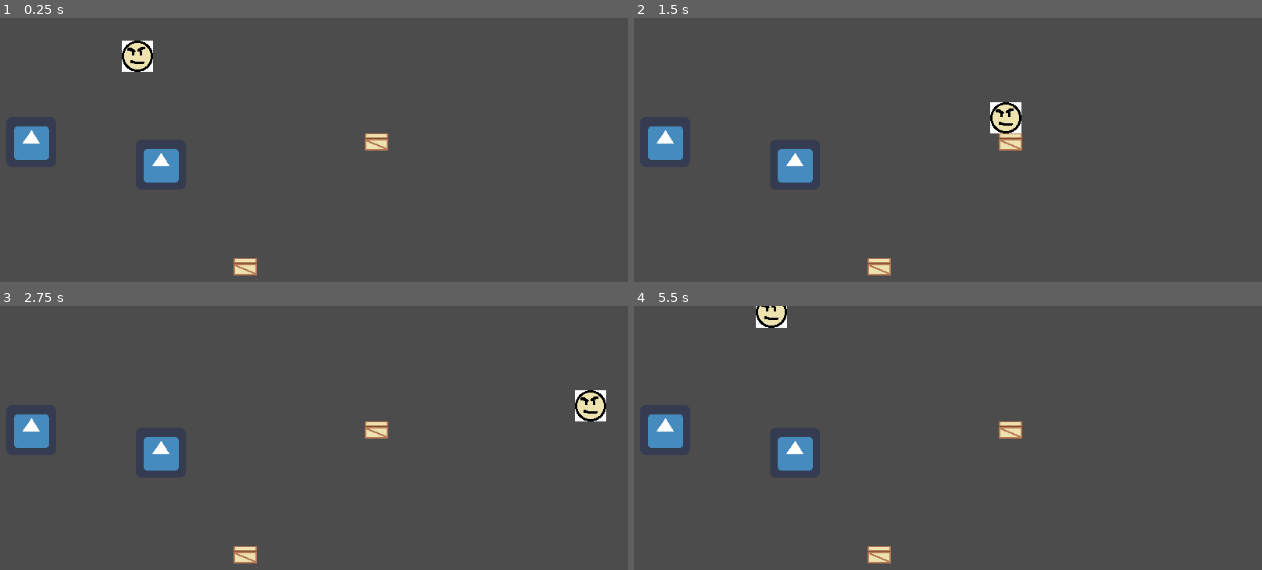
Above: before the commit, frames 1-4 (two rows, left to right).
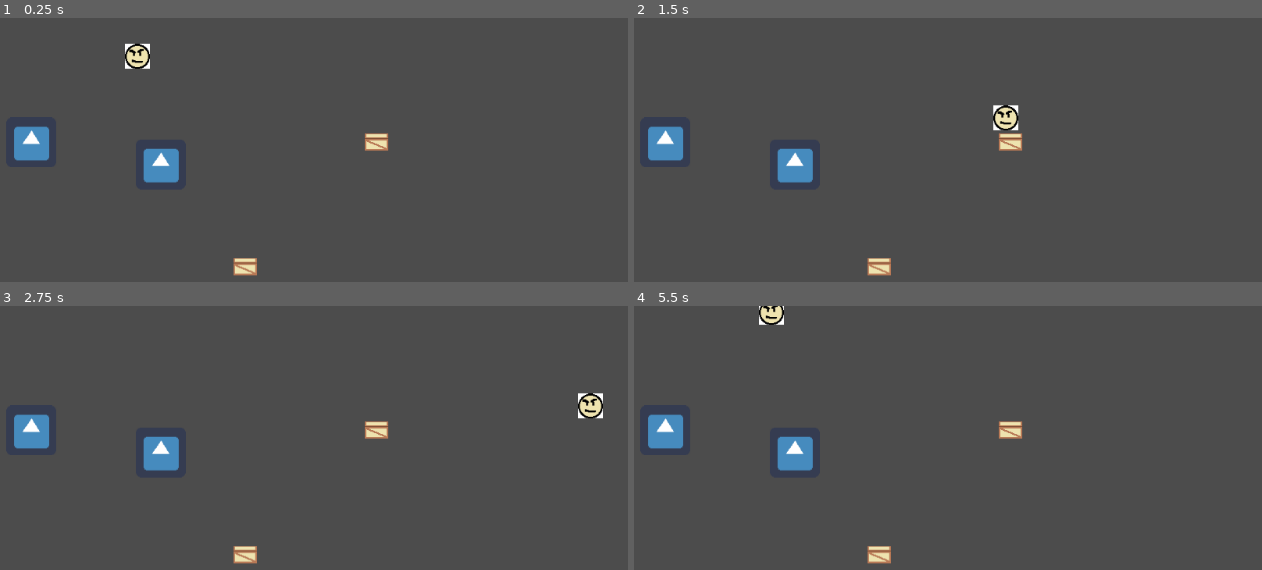
Above: after the commit, the same moments.

Repository: tapsaman/manticore
Game: Godot game, scene res://scenes/CollisionTestScene.tscn
The game is run twice, just before and just after one commit, with the same random seed, the same clock (stepped at 60 frames per second) and the same inputs. The project has no main scene, so this scene is started directly. The engine's default icon, where the game draws it, is replaced by a stand-in: a white triangle on a blue panel in a dark square.
Inputs:
- Up to frame 1 (0.25 s): no input
- Up to frame 2 (1.5 s): tap Enter at 0.5 s; hold Right (ui_right) 0.53-1.28 s; tap Space (ui_select) at 0.77 s; hold Down (ui_down) from 1.28 s (still down)
- Up to frame 3 (2.75 s): tap Space (ui_select) at 1.52, 2 s; release Down (ui_down) at 2.03 s; hold Right (ui_right) from 2.03 s (still down)
- Up to frame 4 (5.5 s): release Right (ui_right) at 2.78 s; hold Up (ui_up) 2.78-3.53 s; tap Space (ui_select) at 3.02, 3.77, 4.25, 4.52 s; tap Enter at 3.5, 5 s; hold Left (ui_left) 3.53-5.03 s; hold Down (ui_down) from 5.03 s (still down)

The runs differ from the first frame. In frame 1, 0.6% of the frame differs, in the area x 2-41%, y 8-97%; in frame 2, 0.6%, in the area x 2-62%, y 31-97%; in frame 3, 0.6%; in frame 4, 0.4%.

Commit message:
stage and map preimplementation

Diff:
--- a/project.godot
+++ b/project.godot
@@ -16,25 +16,8 @@
 [application]
 
 config/name="Project Manticore"
-run/main_scene="res://scenes/Player/CollisionTestScene.tscn"
 config/icon="res://icon.png"
-
-[input]
-
-ui_down={
-"deadzone": 0.5,
-"events": [ Object(InputEventKey,"resource_local_to_scene":false,"resource_name":"","device":0,"alt":false,"shift":false,"control":false,"meta":false,"command":false,"pressed":false,"scancode":16777234,"unicode":0,"echo":false,"script":null)
-, Object(InputEventJoypadButton,"resource_local_to_scene":false,"resource_name":"","device":0,"button_index":13,"pressure":0.0,"pressed":false,"script":null)
- ]
-}
-
-[layer_names]
-
-2d_physics/layer_1="wall"
-2d_physics/layer_2="player"
-2d_physics/layer_3="pickable"
 
 [rendering]
 
-quality/2d/use_pixel_snap=true
 environment/default_environment="res://default_env.tres"
--- /dev/null
+++ b/scenes/Map/Map.tscn
@@ -0,0 +1,70 @@
+[gd_scene load_steps=4 format=2]
+
+[ext_resource path="res://scenes/Map/phtiles.png" type="Texture" id=1]
+
+[sub_resource type="ConvexPolygonShape2D" id=1]
+points = PoolVector2Array( 0, 0, 32, 0, 32, 32, 0, 32 )
+
+[sub_resource type="TileSet" id=2]
+0/name = "phwall"
+0/texture = ExtResource( 1 )
+0/tex_offset = Vector2( 0, 0 )
+0/modulate = Color( 1, 1, 1, 1 )
+0/region = Rect2( 0, 0, 32, 32 )
+0/tile_mode = 0
+0/occluder_offset = Vector2( 0, 0 )
+0/navigation_offset = Vector2( 0, 0 )
+0/shapes = [ {
+"autotile_coord": Vector2( 0, 0 ),
+"one_way": false,
+"one_way_margin": 1.0,
+"shape": SubResource( 1 ),
+"shape_transform": Transform2D( 1, 0, 0, 1, 0, 0 )
+} ]
+0/z_index = 0
+1/name = "phthing1"
+1/texture = ExtResource( 1 )
+1/tex_offset = Vector2( 0, 0 )
+1/modulate = Color( 1, 1, 1, 1 )
+1/region = Rect2( 32, 0, 32, 32 )
+1/tile_mode = 0
+1/occluder_offset = Vector2( 0, 0 )
+1/navigation_offset = Vector2( 0, 0 )
+1/shapes = [  ]
+1/z_index = 0
+2/name = "phthing2"
+2/texture = ExtResource( 1 )
+2/tex_offset = Vector2( 0, 0 )
+2/modulate = Color( 1, 1, 1, 1 )
+2/region = Rect2( 64, 0, 32, 32 )
+2/tile_mode = 0
+2/occluder_offset = Vector2( 0, 0 )
+2/navigation_offset = Vector2( 0, 0 )
+2/shapes = [  ]
+2/z_index = 0
+3/name = "phtiles.png 3"
+3/texture = ExtResource( 1 )
+3/tex_offset = Vector2( 0, 0 )
+3/modulate = Color( 1, 1, 1, 1 )
+3/region = Rect2( 96, 0, 32, 32 )
+3/tile_mode = 0
+3/occluder_offset = Vector2( 0, 0 )
+3/navigation_offset = Vector2( 0, 0 )
+3/shapes = [  ]
+3/z_index = 0
+4/name = "phtiles.png 4"
+4/texture = ExtResource( 1 )
+4/tex_offset = Vector2( 0, 0 )
+4/modulate = Color( 1, 1, 1, 1 )
+4/region = Rect2( 0, 0, 32, 32 )
+4/tile_mode = 0
+4/occluder_offset = Vector2( 0, 0 )
+4/navigation_offset = Vector2( 0, 0 )
+4/shapes = [  ]
+4/z_index = 0
+
+[node name="Map" type="TileMap"]
+tile_set = SubResource( 2 )
+cell_size = Vector2( 32, 32 )
+format = 1
+tile_data = PoolIntArray( 0, 0, 0, 1, 0, 0, 2, 0, 0, 3, 0, 0, 4, 0, 0, 5, 0, 0, 6, 0, 0, 7, 0, 0, 8, 0, 0, 9, 0, 0, 10, 0, 0, 11, 0, 0, 12, 0, 0, 13, 0, 0, 14, 0, 0, 65536, 0, 0, 65550, 0, 0, 131072, 0, 0, 131074, 1, 0, 131083, 2, 0, 131086, 0, 0, 196608, 0, 0, 196617, 2, 0, 196622, 0, 0, 262144, 0, 0, 262151, 2, 0, 262158, 0, 0, 327680, 0, 0, 327694, 0, 0, 393216, 0, 0, 393230, 0, 0, 458752, 0, 0, 458766, 0, 0, 524288, 0, 0, 524302, 0, 0, 589824, 0, 0, 589838, 0, 0, 655360, 0, 0, 655374, 0, 0, 720896, 0, 0, 720897, 0, 0, 720898, 0, 0, 720899, 0, 0, 720900, 0, 0, 720901, 0, 0, 720902, 0, 0, 720903, 0, 0, 720904, 0, 0, 720905, 0, 0, 720906, 0, 0, 720907, 0, 0, 720908, 0, 0, 720909, 0, 0, 720910, 0, 0 )
--- a/scenes/Player/Player.tscn
+++ b/scenes/Player/Player.tscn
@@ -13,6 +13,7 @@
 shape = SubResource( 1 )
 
 [node name="Sprite" type="Sprite" parent="."]
+scale = Vector2( 0.8, 0.8 )
 texture = ExtResource( 2 )
 
 [node name="RayCast2D" type="RayCast2D" parent="."]
--- /dev/null
+++ b/scenes/Stage/Stage.gd
@@ -0,0 +1,50 @@
+extends Node
+
+#Player
+export(PackedScene) var playerScene = load("res://scenes/Player/Player.tscn")
+
+#Box
+export(PackedScene) var boxScene = load("res://scenes/Box/Box.tscn")
+
+#Export packed scene map
+export(PackedScene) var mapScene = load("res://scenes/Map/Map.tscn")
+var map # node for ^
+
+func _ready():
+
+	loadMap()
+
+
+
+	pass
+
+#Initialize the map
+func loadMap():
+
+	#Add map to stage
+	map = mapScene.instance()
+	add_child(map)
+
+	#Go over tiles and add stuff based on that
+
+	#id of thing1 = 1 < spawn player here
+	#id of thing2 = 2 < box here
+
+	print(str(map.cell_size))
+
+	#Player
+	for c in map.get_used_cells_by_id(1):
+		var player = playerScene.instance()
+		player.position = c * map.cell_size + map.cell_size / 2
+		add_child(player)
+
+	#Boxes
+	for c in map.get_used_cells_by_id(2):
+		var box = boxScene.instance()
+		box.position = c * map.cell_size + map.cell_size / 2
+		add_child(box)
+
+	#Check where thing1
+	#Check where thing2
+
+	pass
--- /dev/null
+++ b/scenes/Stage/Stage.tscn
@@ -0,0 +1,6 @@
+[gd_scene load_steps=2 format=2]
+
+[ext_resource path="res://scenes/Stage/Stage.gd" type="Script" id=1]
+
+[node name="Stage" type="Node"]
+script = ExtResource( 1 )
Binary file added: scenes/Map/phtiles.png
Not shown, added: scenes/Map/phtiles.png.import
